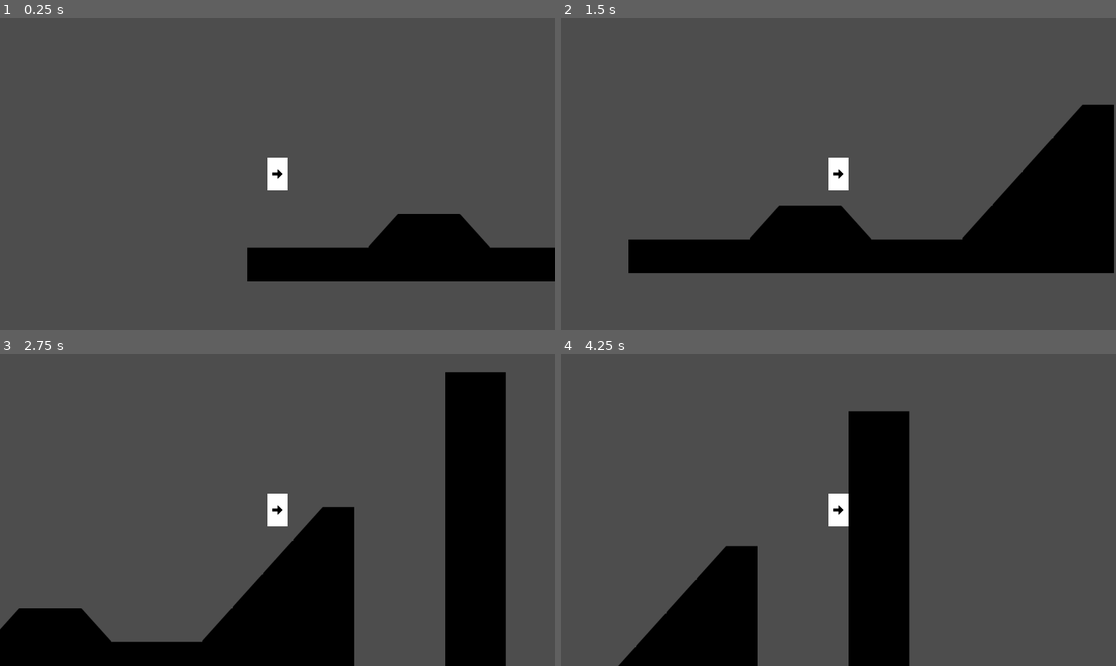
Above: before the commit, frames 1-4 (two rows, left to right).
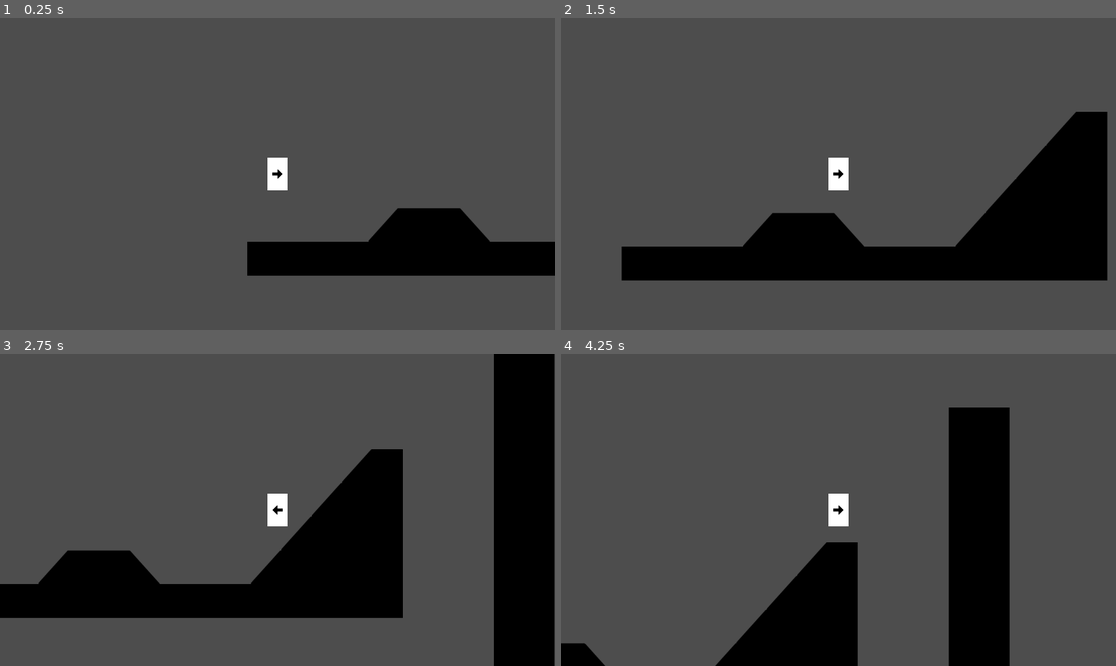
Above: after the commit, the same moments.

Repository: Puhalenthi/King-of-Speed
Game: Godot game, scene res://Scenes/testMap.tscn
Same seed, same stepped clock (60 frames per second), same inputs: the game is played once before the commit and once after it. This scene is started directly instead of the project's main scene.
Inputs:
- Up to frame 1 (0.25 s): no input
- Up to frame 2 (1.5 s): tap Enter (ui_accept) at 0.5, 0.6, 0.77, 1.07, 1.35 s; hold Right (ui_right) from 0.53 s (still down)
- Up to frame 3 (2.75 s): tap Enter (ui_accept) at 1.52, 1.82, 2.1 s; release Right (ui_right) at 2.03 s; hold Left (ui_left) from 2.03 s (still down)
- Up to frame 4 (4.25 s): release Left (ui_left) at 2.78 s; hold Right (ui_right) from 2.78 s (still down); tap Enter (ui_accept) at 2.85, 3.02, 3.32, 3.6, 3.77, 4.07 s

The runs differ from the first frame. In frame 1, 2.1% of the frame differs, in the area x 44-100%, y 61-85%; in frame 2, 4.4%; in frame 3, 37%, in the area x 0-100%, y 0-100%; in frame 4, 28%.

Commit message:
Add slope momentum conversion

Diff:
--- /dev/null
+++ b/kingofspeed/Scenes/LeftSlope.tscn
@@ -0,0 +1,14 @@
+[gd_scene load_steps=2 format=3 uid="uid://bp2c1440kuuft"]
+
+[ext_resource type="Script" uid="uid://60j5xpm1ehti" path="res://Scripts/slope.gd" id="1_ci01f"]
+
+[node name="LeftSlope" type="Area2D" groups=["slope"]]
+position = Vector2(0, -1)
+script = ExtResource("1_ci01f")
+direction = -1
+
+[node name="CollisionPolygon2D" type="CollisionPolygon2D" parent="."]
+polygon = PackedVector2Array(-50, 50, 80, 50, 80, -50, 50, -50)
+
+[connection signal="area_entered" from="." to="." method="_on_area_entered"]
+[connection signal="body_entered" from="." to="." method="_on_body_entered"]
--- a/kingofspeed/Scenes/Player.tscn
+++ b/kingofspeed/Scenes/Player.tscn
@@ -10,7 +10,7 @@
 
 [node name="Player" type="Node2D"]
 
-[node name="CharacterBody2D" type="CharacterBody2D" parent="."]
+[node name="CharacterBody2D" type="CharacterBody2D" parent="." groups=["player"]]
 script = ExtResource("1_rpqav")
 
 [node name="MeshInstance2D" type="MeshInstance2D" parent="CharacterBody2D"]
--- /dev/null
+++ b/kingofspeed/Scenes/RightSlope.tscn
@@ -0,0 +1,14 @@
+[gd_scene load_steps=2 format=3 uid="uid://2sav6y5ymn54"]
+
+[ext_resource type="Script" uid="uid://60j5xpm1ehti" path="res://Scripts/slope.gd" id="1_4dvys"]
+
+[node name="RightSlope" type="Area2D" groups=["slope"]]
+position = Vector2(0, -1)
+script = ExtResource("1_4dvys")
+direction = 1
+
+[node name="CollisionPolygon2D" type="CollisionPolygon2D" parent="."]
+polygon = PackedVector2Array(50, 50, -80, 50, -80, -50, -50, -50)
+
+[connection signal="area_entered" from="." to="." method="_on_area_entered"]
+[connection signal="body_entered" from="." to="." method="_on_body_entered"]
--- a/kingofspeed/Scenes/testMap.tscn
+++ b/kingofspeed/Scenes/testMap.tscn
@@ -1,7 +1,9 @@
-[gd_scene load_steps=5 format=3 uid="uid://cfb1po5piou2r"]
+[gd_scene load_steps=7 format=3 uid="uid://cfb1po5piou2r"]
 
 [ext_resource type="PackedScene" uid="uid://m4440o4jhv4t" path="res://Scenes/Player.tscn" id="1_enll3"]
 [ext_resource type="Texture2D" uid="uid://bv3mvrssxuggr" path="res://Images/spritesheet-Photoroom.png" id="2_1kuu2"]
+[ext_resource type="PackedScene" uid="uid://bp2c1440kuuft" path="res://Scenes/LeftSlope.tscn" id="3_c0d6t"]
+[ext_resource type="PackedScene" uid="uid://2sav6y5ymn54" path="res://Scenes/RightSlope.tscn" id="4_dj4tb"]
 
 [sub_resource type="TileSetAtlasSource" id="TileSetAtlasSource_c0d6t"]
 texture = ExtResource("2_1kuu2")
@@ -170,3 +172,23 @@
 tile_set = SubResource("TileSet_dj4tb")
 format = 2
 layer_0/tile_data = PackedInt32Array(196607, 65539, 0, 131072, 65539, 0, 131073, 65539, 0, 131074, 65539, 0, 65539, 196 …(1848 unchanged characters)…
+
+[node name="LeftSlope" parent="." instance=ExtResource("3_c0d6t")]
+position = Vector2(285, 158)
+scale = Vector2(1, 1.2)
+
+[node name="LeftSlope2" parent="." instance=ExtResource("3_c0d6t")]
+position = Vector2(1025, -1)
+scale = Vector2(3.5, 4)
+
+[node name="LeftSlope3" parent="." instance=ExtResource("3_c0d6t")]
+position = Vector2(1476, 679)
+scale = Vector2(2.7, 2.9)
+
+[node name="RightSlope" parent="." instance=ExtResource("4_dj4tb")]
+position = Vector2(629, 169)
+scale = Vector2(1.2, 1.4)
+
+[node name="RightSlope2" parent="." instance=ExtResource("4_dj4tb")]
+position = Vector2(-428, 748)
+scale = Vector2(2.6, 3)
--- a/kingofspeed/Scripts/Player.gd
+++ b/kingofspeed/Scripts/Player.gd
@@ -2,28 +2,55 @@
 
 # Movement variables
 @export var speed: float = 800.0
-@export var jump_velocity: float = -400.0
+@export var jump_velocity: float = -600.0
 @export var acceleration: float = 1500.0
 @export var friction: float = 1200.0
+var jumps = 2
+
+# Player facing direction
+var facing_right: bool = true
+@onready var sprite: Sprite2D = $Sprite2D
 
 # Slope handling
 @export var max_slope_angle: float = 50.0
 @export var slope_stop_min_velocity: float = 5.0
 
+# Momentum buffer system
+var momentum_buffer: float = 0.0
+@export var momentum_decay_rate: float = 0.95  # How quickly momentum decays when not falling
+
+# Super speed state
+@export var super_speed_threshold: float = 800.0
+@export var super_speed_friction: float = 200.0  # Reduced friction when in super speed
+var is_super_speed: bool = false
+
+# Ground penetration detection
+var previous_velocity: Vector2 = Vector2.ZERO
+var was_airborne: bool = false
+
 # Get the gravity from the project settings to be synced with RigidBody nodes
-var gravity: int = ProjectSettings.get_setting("physics/2d/default_gravity")
+var gravity: int = 1500
 
 func _ready():
 	# Set up floor detection for slopes
 	floor_max_angle = deg_to_rad(max_slope_angle)
 	floor_snap_length = 8.0
-	floor_stop_on_slope = true
+	floor_stop_on_slope = false
 
 func _physics_process(delta):
+	# Store previous state for ground penetration detection
+	previous_velocity = velocity
+	was_airborne = not is_on_floor()
+
 	handle_gravity(delta)
 	handle_jump()
+	update_super_speed_state()
 	handle_movement(delta)
+	update_momentum_buffer()
 	move_and_slide()
+
+	# Fix ground penetration after move_and_slide()
+	handle_ground_penetration()
 
 func handle_gravity(delta):
 	# Add gravity when not on floor
@@ -31,34 +58,106 @@
 		velocity.y += gravity * delta
 
 func handle_jump():
+	if is_on_floor():
+		jumps = 2
 	# Handle jump input
-	if Input.is_action_just_pressed("ui_accept") and is_on_floor():
+	if Input.is_action_just_pressed("ui_accept") and jumps > 0:
+		jumps -= 1
 		velocity.y = jump_velocity
 
 func handle_movement(delta):
 	# Get input direction
 	var direction = Input.get_axis("ui_left", "ui_right")
 
+	# Update facing direction and flip sprite
+	if direction > 0:
+		facing_right = true
+		sprite.flip_h = false
+	elif direction < 0:
+		facing_right = false
+		sprite.flip_h = true
+
 	if direction != 0:
 		# Apply acceleration when moving
 		velocity.x = move_toward(velocity.x, direction * speed, acceleration * delta)
 	else:
-		# Apply friction when not pressing movement keys
+		# Handle friction based on super speed state
 		if is_on_floor():
-			velocity.x = move_toward(velocity.x, 0, friction * delta)
+			var friction_to_use = super_speed_friction if is_super_speed else friction
+			velocity.x = move_toward(velocity.x, 0, friction_to_use * delta)
 		else:
 			# Reduced air friction
-			velocity.x = move_toward(velocity.x, 0, friction * 0.3 * delta)
+			var air_friction = (super_speed_friction if is_super_speed else friction) * 0.3
+			velocity.x = move_toward(velocity.x, 0, air_friction * delta)
 
-	# Handle slope stopping - prevent sliding down slopes when not moving
-	if is_on_floor() and direction == 0:
+	# Handle slope stopping - only when not in super speed state
+	if is_on_floor() and direction == 0 and not is_super_speed:
 		var floor_normal = get_floor_normal()
 		if floor_normal != Vector2.UP and abs(velocity.x) < slope_stop_min_velocity:
 			velocity.x = 0
 
+	# Downslope sliding mechanic
+	handle_downslope_sliding(direction)
+
+func handle_ground_penetration():
+	# Check if we just landed from being airborne
+	if was_airborne and is_on_floor():
+		# Check if horizontal velocity was drastically reduced (indicating penetration/overcorrection)
+		var velocity_loss_ratio = abs(velocity.x) / max(abs(previous_velocity.x), 1.0)
+
+		# If we lost significant horizontal velocity and were falling fast
+		if velocity_loss_ratio < 0.5 and previous_velocity.y > 200:
+			# Restore horizontal velocity and zero vertical velocity
+			velocity.x = previous_velocity.x
+			velocity.y = 0
+
+			# Optional: Add a small upward nudge to prevent getting stuck
+			position.y -= 2
+
+func update_super_speed_state():
+	# Enter super speed state when velocity exceeds threshold
+	if abs(velocity.x) >= super_speed_threshold:
+		is_super_speed = true
+
+	# Exit super speed state when velocity drops below threshold
+	if abs(velocity.x) < super_speed_threshold:
+		is_super_speed = false
+
+func update_momentum_buffer():
+	# Track the highest downward velocity achieved
+	if velocity.y > momentum_buffer:
+		momentum_buffer = velocity.y
+
+	# Decay momentum buffer when on ground or moving upward
+	if is_on_floor() or velocity.y < 0:
+		momentum_buffer *= momentum_decay_rate
+
+		# Reset buffer when it gets very small
+		if momentum_buffer < 1.0:
+			momentum_buffer = 0.0
+
 func _input(event):
 	# Optional: Add coyote time or buffer jump here
 	pass
+
+func handle_downslope_sliding(input_direction):
+	# Only apply downslope sliding when on floor and have sufficient momentum
+	if not is_on_floor() or momentum_buffer <= 12:
+		return
+
+	var floor_normal = get_floor_normal()
+	if floor_normal == Vector2.UP:
+		return  # Not on a slope
+
+	# Determine slope direction (which way is downhill)
+	var slope_direction = 1 if floor_normal.x < 0 else -1
+
+	# Check if player is facing the same direction as the downslope
+	var player_direction = 1 if facing_right else -1
+
+	#if player_direction == slope_direction:
+		# Use momentum buffer for transfer instead of current velocity.y
+	#	transferMomentum(player_direction)
 
 # Helper functions for extended functionality
 func get_movement_direction() -> float:
@@ -70,8 +169,17 @@
 func is_falling() -> bool:
 	return velocity.y > 0 and not is_on_floor()
 
-func is_rising() -> bool:
-	return velocity.y < 0
+func is_facing_right() -> bool:
+	return facing_right
+
+func get_facing_direction() -> int:
+	return 1 if facing_right else -1
+
+func get_momentum_buffer() -> float:
+	return momentum_buffer
+
+func is_in_super_speed() -> bool:
+	return is_super_speed
 
 # Optional: Add sound/animation triggers
 func _on_landed():
@@ -81,3 +189,6 @@
 func _on_jumped():
 	# Called when jumping - useful for sound effects or animations
 	pass
+
+func transferMomentum(direction):
+	velocity.x += momentum_buffer * direction
--- /dev/null
+++ b/kingofspeed/Scripts/slope.gd
@@ -0,0 +1,19 @@
+extends Area2D
+
+@export var direction: int
+
+
+func _on_area_entered(area: Area2D) -> void:
+	if area.is_in_group("player"):
+		var player = area.get_parent()
+		print("found player: " + str(player.velocity))
+		if player.velocity.y > 50:
+			player.transferMomentum()
+
+
+func _on_body_entered(body: Node2D) -> void:
+	if body.is_in_group("player"):
+		var player = body
+		print("found player: " + str(player.velocity) + " " + str(player.get_facing_direction()) + " slope: " + str(direction))
+		if player.velocity.y > 50 and player.get_facing_direction() == direction:
+			player.transferMomentum(direction)
--- a/kingofspeed/project.godot
+++ b/kingofspeed/project.godot
@@ -13,6 +13,11 @@
 config/name="KingOfSpeed"
 run/main_scene="uid://bey1012cmyh0m"
 config/features=PackedStringArray("4.4", "Forward Plus")
+
+[global_group]
+
+slope=""
+player=""
 
 [input]
 
Not shown, added: kingofspeed/Scripts/slope.gd.uid
